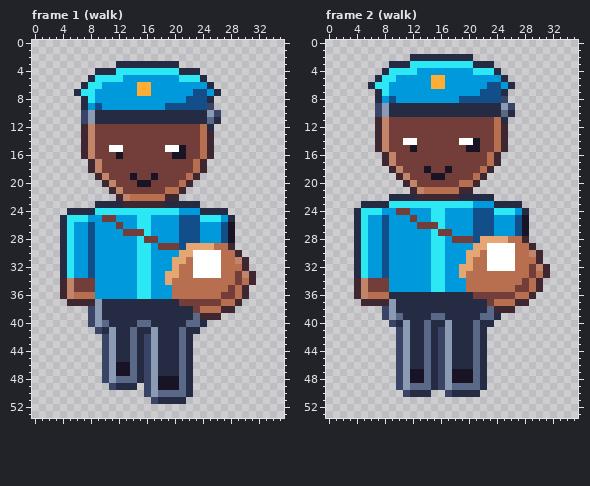
File history of a pixel-art file, art/depths/mail-carrier@75.aseprite. Above is the file before it was changed.
36x54 pixels, 6 frames. Shown: frame 1 (walk), frame 2 (walk). The commit also changed other frames, which this record leaves out.
New version:
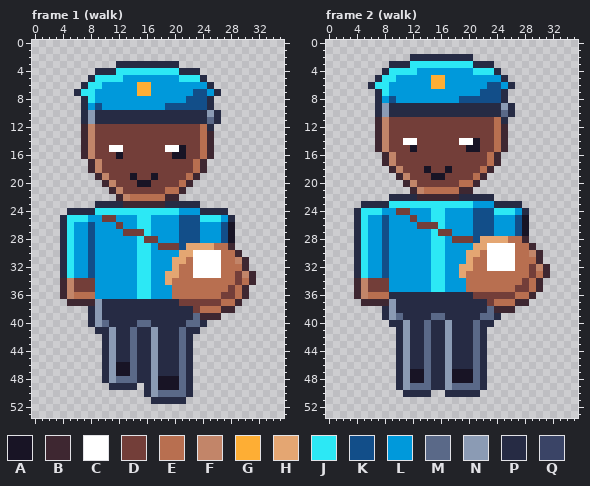
Palette (. is transparent): A #181425  B #3e2731  C #ffffff  D #733e39  E #b86f50  F #c28569  G #feae34  H #e4a672  J #2ce8f5  K #124e89  L #0099db  M #5a6988  N #8b9bb4  P #262b44  Q #3a4466
From old to new:
{"where": "frame 1 (walk)"}
{"frame":1,"y":9,"x":25,"old":"Q","new":"P"}
{"frame":1,"y":10,"x":7,"old":"Q","new":"P"}
{"frame":1,"y":10,"x":26,"old":"Q","new":"P"}
{"frame":1,"y":11,"x":7,"old":"Q","new":"P"}
{"frame":1,"y":38,"x":8,"old":"Q","new":"P"}
{"frame":1,"y":39,"x":8,"old":"Q","new":"P"}
{"frame":1,"y":40,"x":8,"old":"Q","new":"P"}
{"frame":1,"y":41,"x":9,"old":"Q","new":"P"}
{"frame":1,"y":42,"x":10,"old":"Q","new":"P"}
{"frame":1,"y":42,"x":16,"old":"Q","new":"P"}
{"frame":1,"y":43,"x":10,"old":"Q","new":"P"}
{"frame":1,"y":43,"x":16,"old":"Q","new":"P"}
{"frame":1,"y":44,"x":10,"old":"Q","new":"P"}
{"frame":1,"y":44,"x":16,"old":"Q","new":"P"}
{"frame":1,"y":45,"x":10,"old":"Q","new":"P"}
{"frame":1,"y":45,"x":16,"old":"Q","new":"P"}
{"frame":1,"y":46,"x":10,"old":"Q","new":"P"}
{"frame":1,"y":46,"x":16,"old":"Q","new":"P"}
{"frame":1,"y":47,"x":10,"old":"Q","new":"P"}
{"frame":1,"y":47,"x":16,"old":"Q","new":"P"}
{"frame":1,"y":48,"x":10,"old":"Q","new":"P"}
{"frame":1,"y":48,"x":16,"old":"Q","new":"P"}
{"frame":1,"y":49,"x":11,"old":"Q","new":"P"}
{"frame":1,"y":49,"x":16,"old":"Q","new":"P"}
{"frame":1,"y":50,"x":16,"old":"Q","new":"P"}
{"frame":1,"y":51,"x":17,"old":"Q","new":"P"}
{"where": "frame 2 (walk)"}
{"frame":2,"y":8,"x":25,"old":"Q","new":"P"}
{"frame":2,"y":9,"x":7,"old":"Q","new":"P"}
{"frame":2,"y":9,"x":26,"old":"Q","new":"P"}
{"frame":2,"y":10,"x":7,"old":"Q","new":"P"}
{"frame":2,"y":38,"x":8,"old":"Q","new":"P"}
{"frame":2,"y":39,"x":8,"old":"Q","new":"P"}
{"frame":2,"y":40,"x":9,"old":"Q","new":"P"}
{"frame":2,"y":41,"x":10,"old":"Q","new":"P"}
{"frame":2,"y":41,"x":16,"old":"Q","new":"P"}
{"frame":2,"y":42,"x":10,"old":"Q","new":"P"}
{"frame":2,"y":42,"x":16,"old":"Q","new":"P"}
{"frame":2,"y":43,"x":10,"old":"Q","new":"P"}
{"frame":2,"y":43,"x":16,"old":"Q","new":"P"}
{"frame":2,"y":44,"x":10,"old":"Q","new":"P"}
{"frame":2,"y":44,"x":16,"old":"Q","new":"P"}
{"frame":2,"y":45,"x":10,"old":"Q","new":"P"}
{"frame":2,"y":45,"x":16,"old":"Q","new":"P"}
{"frame":2,"y":46,"x":10,"old":"Q","new":"P"}
{"frame":2,"y":46,"x":16,"old":"Q","new":"P"}
{"frame":2,"y":47,"x":10,"old":"Q","new":"P"}
{"frame":2,"y":47,"x":16,"old":"Q","new":"P"}
{"frame":2,"y":48,"x":10,"old":"Q","new":"P"}
{"frame":2,"y":48,"x":16,"old":"Q","new":"P"}
{"frame":2,"y":49,"x":10,"old":"Q","new":"P"}
{"frame":2,"y":49,"x":16,"old":"Q","new":"P"}
{"frame":2,"y":50,"x":11,"old":"Q","new":"P"}
{"frame":2,"y":50,"x":17,"old":"Q","new":"P"}
{"label":"changed","picture_box":[207,103,221,117]}
{"label":"changed","picture_box":[81,110,88,124]}
{"label":"changed","picture_box":[88,306,116,390]}
{"label":"changed","picture_box":[144,334,158,404]}
{"label":"changed","picture_box":[501,96,515,110]}
{"label":"changed","picture_box":[375,103,382,117]}
{"label":"changed","picture_box":[382,306,410,397]}
{"label":"changed","picture_box":[438,327,452,397]}
